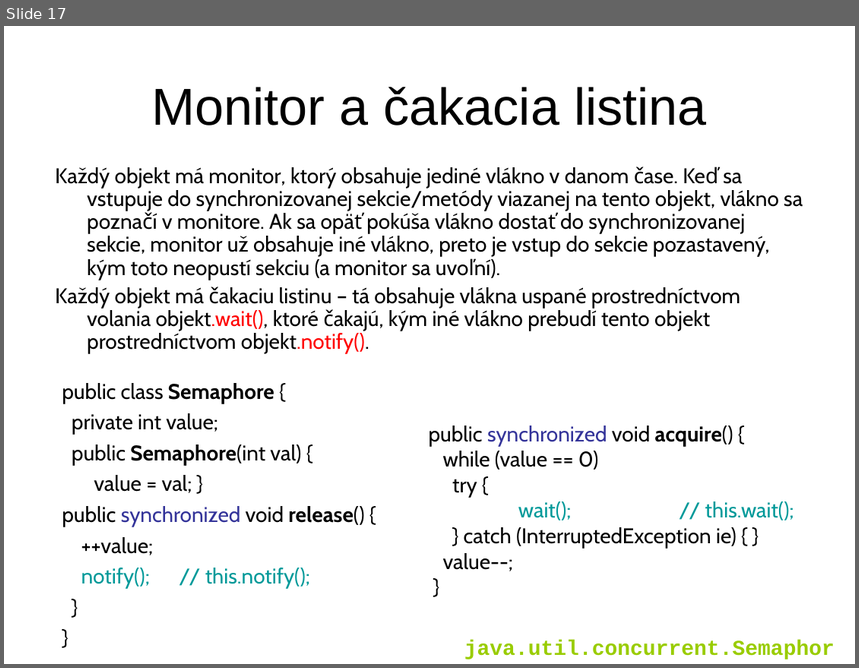
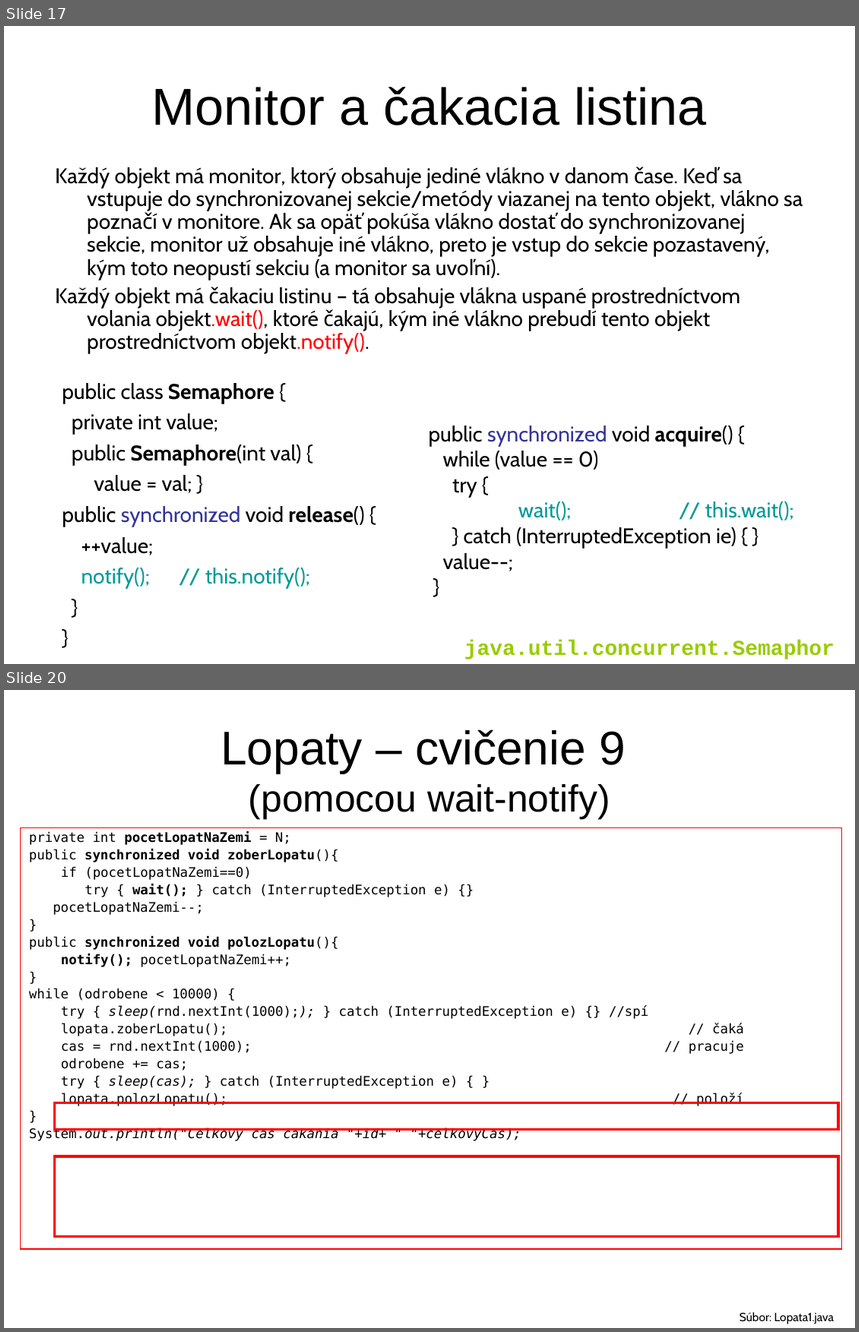
Before and after one commit to Programovanie4/Prednasky, a slide deck: 09/09_java.ppt. Shown one above the other, each under a label of ours: slide 17 before the commit, slides 17 and 20 after it; the slides between them are not shown. The pictures are 859x668 and 859x1332 pixels, drawn with LibreOffice and Linux fonts; fonts in the diff are those of the drawing. Boxes give left, top, right and bottom in pixels: in the first picture for what was removed or moved away, otherwise in the second. Text is boxed around its words. In the diff, an @@ line names an element or a change of style, - is before the commit and + after.

```diff
--- a/09/09_java.ppt
+++ b/09/09_java.ppt
@@ slide 20 added at (4,690,855,1328), background #FFFFFF @@
@@ title added at (221,730,626,820), 32 pt, text #000000 @@
+Lopaty – cvičenie 9
+(pomocou wait-notify)
@@ rectangle added at (21,828,842,1249), outline #FF0000 0.74 pt, 11.2 pt, text #000000 @@
+private int pocetLopatNaZemi = N;
+public synchronized void zoberLopatu(){
+if (pocetLopatNaZemi==0)
+try { wait(); } catch (InterruptedException e) {}
+pocetLopatNaZemi--;
+}
+public synchronized void polozLopatu(){
+notify(); pocetLopatNaZemi++;
+}
+while (odrobene < 10000) {
+try { sleep(rnd.nextInt(1000);); } catch (InterruptedException e) {} //spí
+lopata.zoberLopatu(); // čaká
+cas = rnd.nextInt(1000); // pracuje
+odrobene += cas;
+try { sleep(cas); } catch (InterruptedException e) { }
+lopata.polozLopatu(); // položí
+}
+System.out.println("Celkovy cas cakania "+id+ " "+celkovyCas);
@@ rectangle added at (54,1103,838,1129), outline #FF0000 2.01 pt @@
@@ rectangle added at (54,1157,838,1236), outline #FF0000 2.01 pt @@
@@ text added at (740,1312,835,1325), 10 pt, text #000000 @@
+Súbor: Lopata1.java
```
Also in this commit, not shown: 2 slides changed, 2 other slides added, 1 other file.
